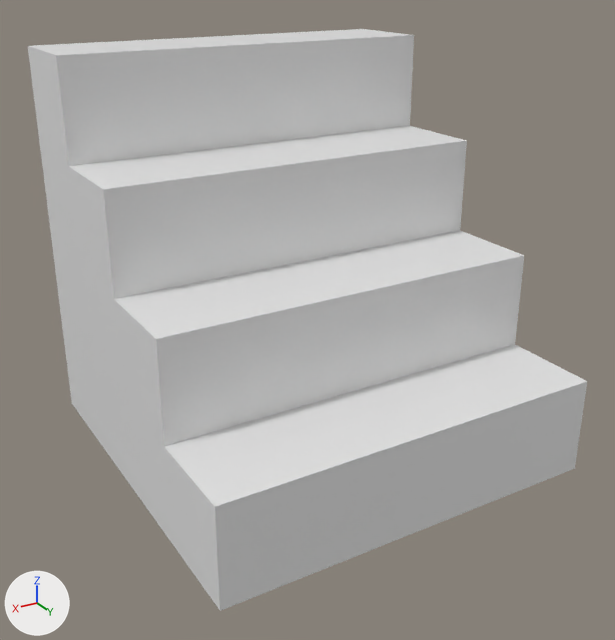
The glTF model public/Stairs.glb as it was, and as the next commit left it.
The view is the same before and after, from a camera (50 mm lens) standing at (1.04, 1.74, 0.708) and looking at (0.027, 0.052, -0.136). The axes (+X, +Y, +Z) are drawn at lower left. The lights are the same throughout. Vertices at the same position are counted once.

Names of what the first picture shows: 'Stairs'.
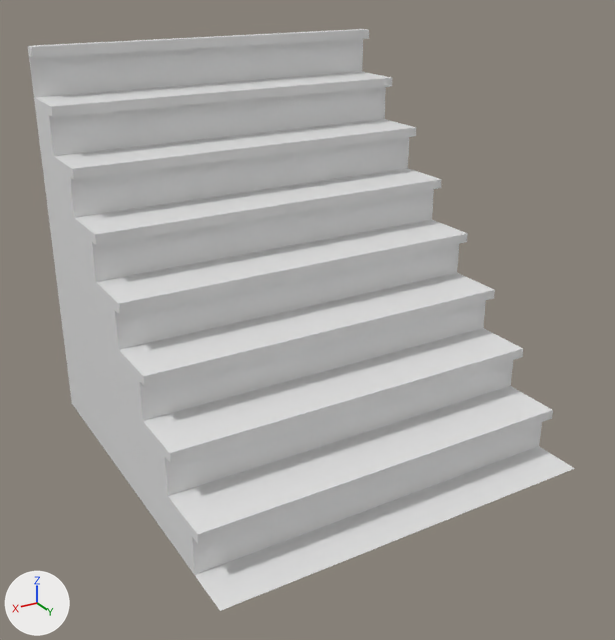
Diff of the bpy script that builds the scene:
```diff
--- a/public/Stairs.glb.py
+++ b/public/Stairs.glb.py
@@ mat_material_434 @@
+mat_material_434 = principled_material('Material.434')
+mat_material_434.base_color = (0.8, 0.8, 0.8)  # white #e7e7e7
+mat_material_434.roughness = 0.4
@@ mat_material_432 @@
+mat_material_432 = principled_material('Material.432')
+mat_material_432.base_color = (0.8, 0.8, 0.8)  # white #e7e7e7
+mat_material_432.roughness = 0.4
@@ me_cube_082 @@
 # used by ob_stairs; location = (0.0, 0.0, 0.0); scale = (0.5, 0.5, 0.5)
-me_cube_082.from_pydata(...)  # 20 vertices, 32 faces; spans x -1.0..1.0, y -1.0..1.0, z -1.0..1.0
+me_cube_082.from_pydata(...)  # 84 vertices, 154 faces; spans x -0.5..0.5, y -4.0..4.0, z -0.5..0.5
+# me_cube_082 part 1: the whole mesh is rebuilt
 me_cube_082.materials.append(mat_material_065)
+me_cube_082.materials.append(mat_material_434)  # white #e7e7e7
+me_cube_082.materials.append(mat_material_432)  # white #e7e7e7
@@ ob_stairs @@
 ob_stairs.location = (0.0, 0.0, 0.0)
-ob_stairs.scale = (0.5, 0.5, 0.5)
+ob_stairs.scale = (1.0, 0.125, 1.0)
```

Location of each change, [x1, y1, x2, y2] in pixels of the pictures (615 x 640 px):
'Stairs', reshaped, rescaled: before [28, 29, 587, 611]; after [28, 29, 575, 611]
